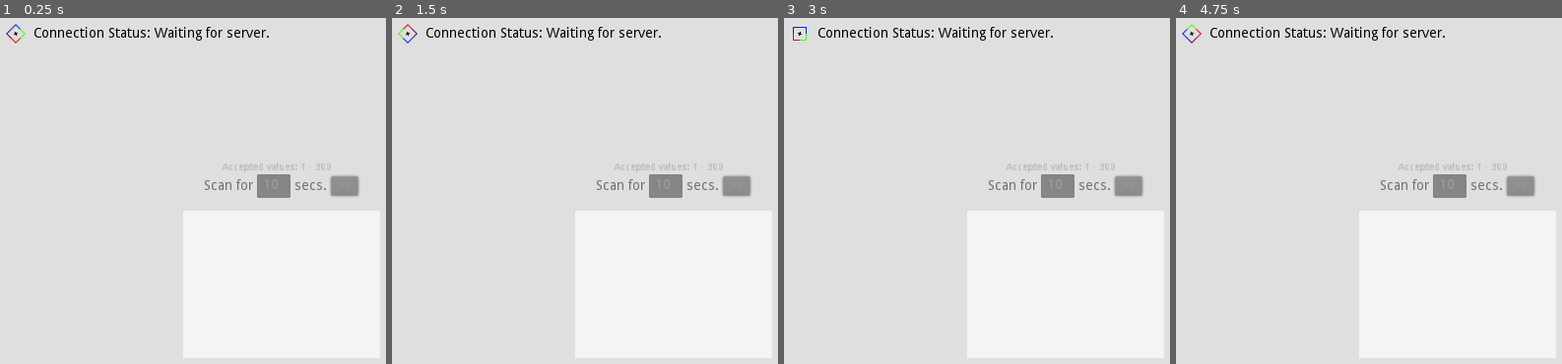
Above: before the commit, frames 1-4 (left to right).
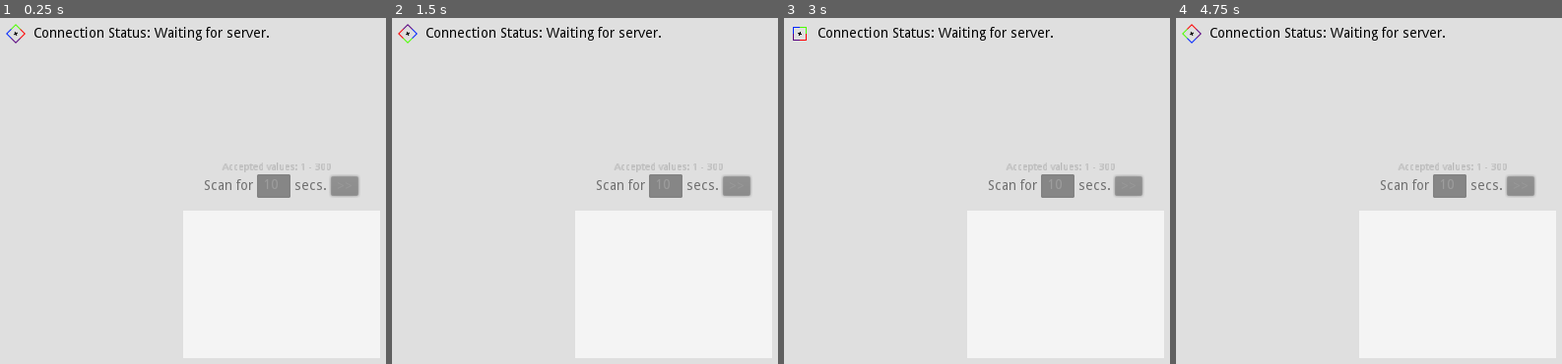
Above: after the commit, the same moments.

Repository: Aramatis/HRM-Godot-Integration
Game: Godot game, scene res://scenes/Root.tscn
Same seed, same stepped clock (60 frames per second), same inputs: the game is played once before the commit and once after it. Before the commit the project starts from res://Root.tscn.
Inputs:
- Up to frame 1 (0.25 s): no input
- Up to frame 2 (1.5 s): tap Enter at 0.5 s; hold Right (ui_right) 0.53-1.28 s; tap Space at 1.25 s; hold Left (ui_left) from 1.28 s (still down)
- Up to frame 3 (3 s): tap Enter at 2 s; release Left (ui_left) at 2.03 s; hold Right (ui_right) from 2.03 s (still down); tap Space at 2.75 s
- Up to frame 4 (4.75 s): tap Enter at 3.5 s; release Right (ui_right) at 3.53 s; hold Left (ui_left) from 3.53 s (still down); tap Space at 4.25 s

The runs differ from the first frame. In frame 1, less than 0.1% of the frame differs, in the area x 1-7%, y 1-8%; in frame 2, less than 0.1%; in frame 3, less than 0.1%; in frame 4, less than 0.1%.

Commit message:
Reordered several files

Diff:
--- a/project.godot
+++ b/project.godot
@@ -16,8 +16,8 @@
 [application]
 
 config/name="HRM-Godot-Integration"
-run/main_scene="res://Root.tscn"
-config/icon="res://art/Icon.ico"
+run/main_scene="res://scenes/Root.tscn"
+config/icon="res://art/Icon.png"
 
 [display]
 
--- a/Root.tscn
+++ b/scenes/Root.tscn
@@ -1,9 +1,9 @@
 [gd_scene load_steps=15 format=2]
 
-[ext_resource path="res://HRM Control.tscn" type="PackedScene" id=1]
-[ext_resource path="res://ScanGUI.tscn" type="PackedScene" id=2]
-[ext_resource path="res://Root.gd" type="Script" id=3]
-[ext_resource path="res://HrmGraph.tscn" type="PackedScene" id=4]
+[ext_resource path="res://scenes/utilities/HRM Control.tscn" type="PackedScene" id=1]
+[ext_resource path="res://scenes/gui/ScanGUI.tscn" type="PackedScene" id=2]
+[ext_resource path="res://scripts/Root.gd" type="Script" id=3]
+[ext_resource path="res://scenes/gui/HrmGraph.tscn" type="PackedScene" id=4]
 [ext_resource path="res://art/Indicator/1.png" type="Texture" id=5]
 [ext_resource path="res://art/Indicator/4.png" type="Texture" id=6]
 [ext_resource path="res://art/Indicator/2.png" type="Texture" id=7]
@@ -97,7 +97,7 @@
 
 [node name="AnimatedSprite" type="AnimatedSprite" parent="Screen/StartMenu/Indicator"]
 frames = SubResource( 2 )
-frame = 4
+frame = 2
 playing = true
 
 [node name="ScanGUI" parent="Screen/StartMenu" instance=ExtResource( 2 )]
--- a/Axis.tscn
+++ b/scenes/gui/Axis.tscn
@@ -1,6 +1,6 @@
 [gd_scene load_steps=2 format=2]
 
-[ext_resource path="res://Axis.gd" type="Script" id=1]
+[ext_resource path="res://scripts/gui/Axis.gd" type="Script" id=1]
 
 [node name="Axis" type="ColorRect"]
 anchor_left = 0.5
--- a/HrmGraph.tscn
+++ b/scenes/gui/HrmGraph.tscn
@@ -1,10 +1,10 @@
 [gd_scene load_steps=8 format=2]
 
 [ext_resource path="res://art/Textures/vibrate-2.png" type="Texture" id=1]
-[ext_resource path="res://HrmGraph.gd" type="Script" id=2]
+[ext_resource path="res://scripts/gui/HrmGraph.gd" type="Script" id=2]
 [ext_resource path="res://art/Textures/vibrate-1.png" type="Texture" id=3]
-[ext_resource path="res://Indicator.tscn" type="PackedScene" id=4]
-[ext_resource path="res://Axis.tscn" type="PackedScene" id=5]
+[ext_resource path="res://scenes/gui/Indicator.tscn" type="PackedScene" id=4]
+[ext_resource path="res://scenes/gui/Axis.tscn" type="PackedScene" id=5]
 [ext_resource path="res://art/Textures/message-1.png" type="Texture" id=6]
 [ext_resource path="res://art/Textures/message-2.png" type="Texture" id=7]
 
--- a/Indicator.tscn
+++ b/scenes/gui/Indicator.tscn
@@ -4,7 +4,7 @@
 [ext_resource path="res://art/Player/4.png" type="Texture" id=2]
 [ext_resource path="res://art/Player/2.png" type="Texture" id=3]
 [ext_resource path="res://art/Player/1.png" type="Texture" id=4]
-[ext_resource path="res://Indicator.gd" type="Script" id=5]
+[ext_resource path="res://scripts/gui/Indicator.gd" type="Script" id=5]
 
 [sub_resource type="SpriteFrames" id=1]
 animations = [ {
--- a/ScanGUI.tscn
+++ b/scenes/gui/ScanGUI.tscn
@@ -1,6 +1,6 @@
 [gd_scene load_steps=2 format=2]
 
-[ext_resource path="res://ScanGUI.gd" type="Script" id=1]
+[ext_resource path="res://scripts/gui/ScanGUI.gd" type="Script" id=1]
 
 [node name="ScanGUI" type="Control"]
 anchor_left = 0.5
--- a/HRM Control.tscn
+++ b/scenes/utilities/HRM Control.tscn
@@ -1,8 +1,8 @@
 [gd_scene load_steps=4 format=2]
 
-[ext_resource path="res://HRM Manager.gd" type="Script" id=1]
-[ext_resource path="res://HRM Client.gd" type="Script" id=2]
-[ext_resource path="res://HRM Server.gd" type="Script" id=3]
+[ext_resource path="res://scripts/utilities/HRM Manager.gd" type="Script" id=1]
+[ext_resource path="res://scripts/utilities/HRM Client.gd" type="Script" id=2]
+[ext_resource path="res://scripts/utilities/HRM Server.gd" type="Script" id=3]
 
 [node name="HrmManager" type="Node"]
 script = ExtResource( 1 )
Binary file removed: icon.png
Not shown, removed: icon.png.import
Renamed: Root.gd -> scripts/Root.gd
Renamed: Axis.gd -> scripts/gui/Axis.gd
Renamed: HrmGraph.gd -> scripts/gui/HrmGraph.gd
Renamed: Indicator.gd -> scripts/gui/Indicator.gd
Renamed: ScanGUI.gd -> scripts/gui/ScanGUI.gd
Renamed: HRM Client.gd -> scripts/utilities/HRM Client.gd
Renamed: HRM Manager.gd -> scripts/utilities/HRM Manager.gd
Renamed: HRM Server.gd -> scripts/utilities/HRM Server.gd
